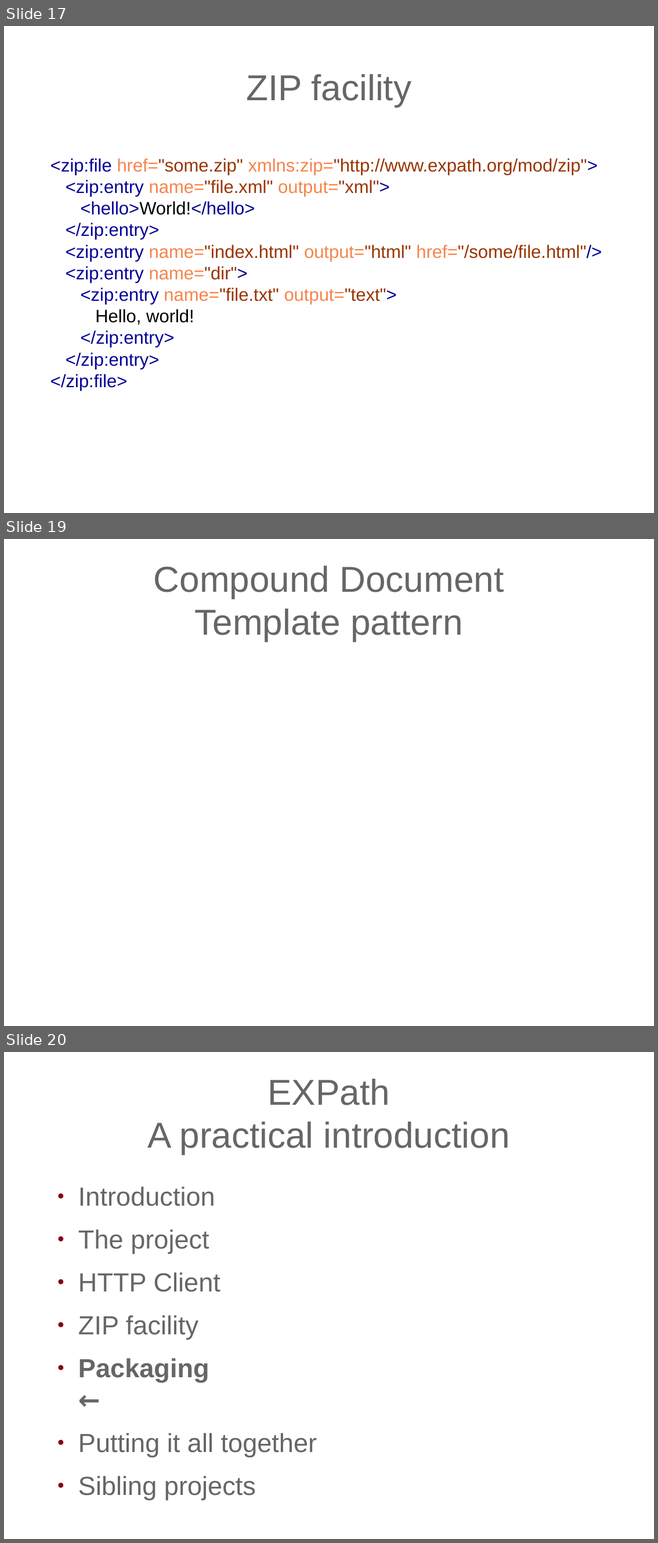
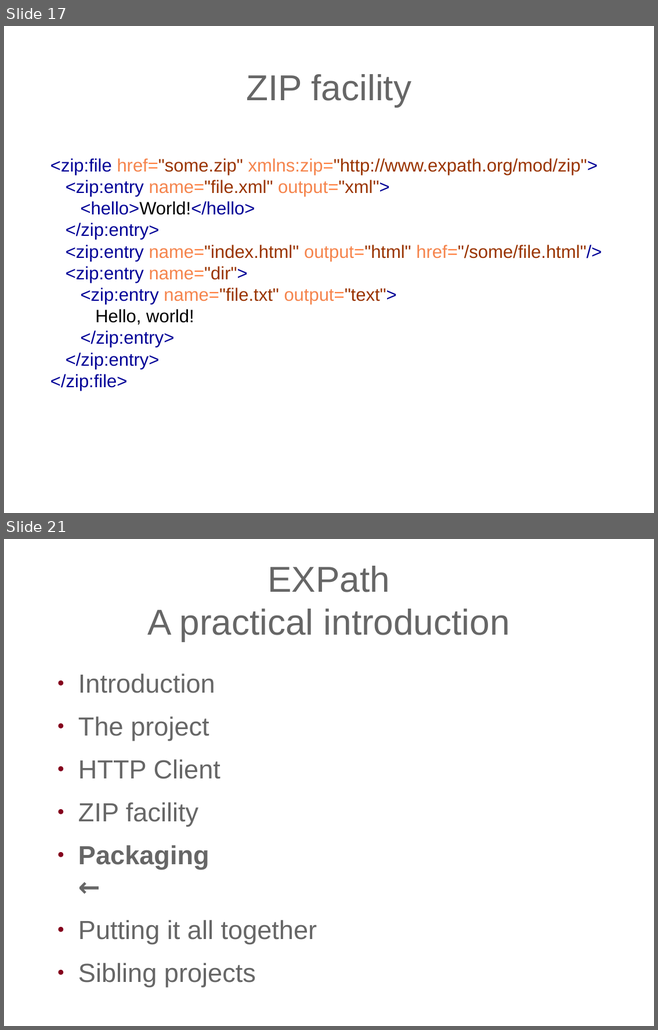
Before and after one commit to expath/expath-www, a slide deck: misc/2009-balisage/presentation/balisage-expath.odp. Shown one above the other, each under a label of ours: slides 17, 19 and 20 before the commit, slides 17 and 21 after it; the slides between them are not shown. The pictures are 658x1543 and 658x1030 pixels, drawn with LibreOffice and Linux fonts; fonts in the diff are those of the drawing; background and template pictures are left out. Boxes give left, top, right and bottom in pixels: in the first picture for what was removed or moved away, otherwise in the second. Text is boxed around its words. In the diff, an @@ line names an element or a change of style, - is before the commit and + after.

```diff
--- a/misc/2009-balisage/presentation/balisage-expath.odp
+++ b/misc/2009-balisage/presentation/balisage-expath.odp
@@ slide 19 removed at box(4, 539, 654, 1026), background picture (left out) @@
@@ title removed at box(154, 566, 504, 642) @@
-Compound Document
-Template pattern
@@ what was slide 20 is now slide 21 @@
```
Also in this commit, not shown: 5 slides changed, 4 slides added, 1 other slide removed, 2 other files.
